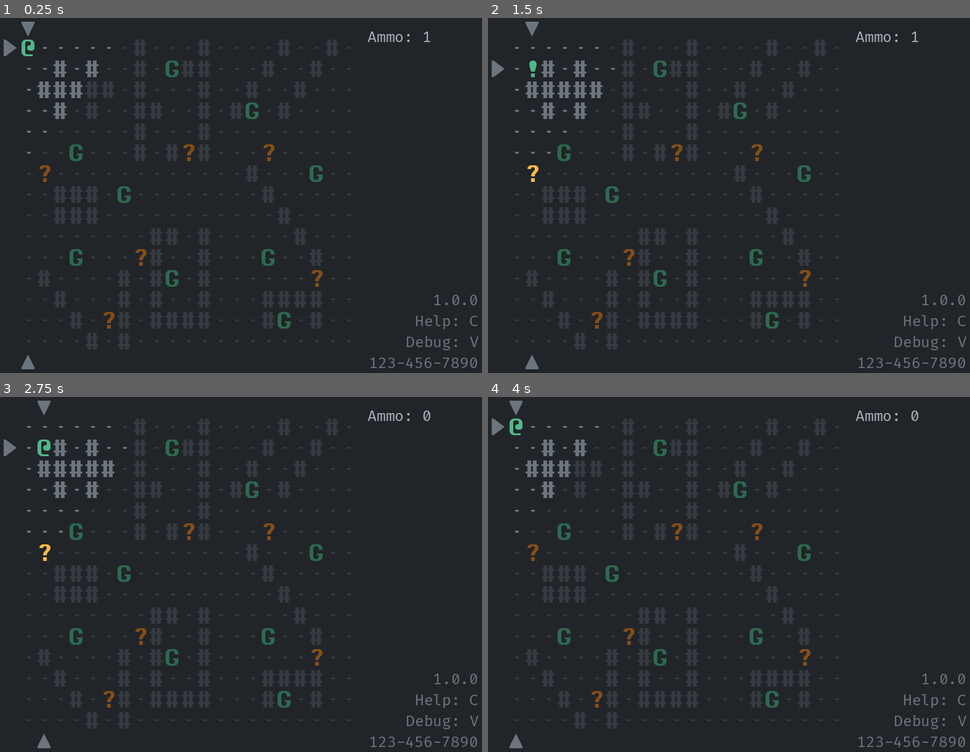
Above: before the commit, frames 1-4 (two rows, left to right).
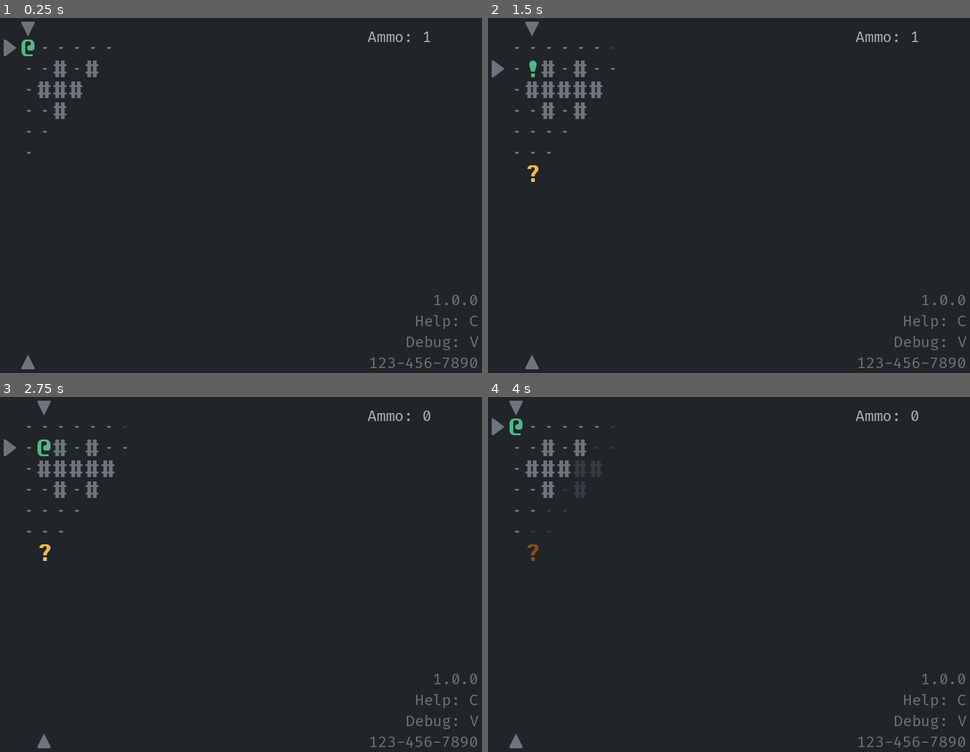
Above: after the commit, the same moments.

Repository: Bozar/godot-4-roguelike-tutorial
Game: Godot game, scene res://scene/main/main_screen.tscn
Same seed, same stepped clock (60 frames per second), same inputs: the game is played once before the commit and once after it.
Inputs:
- Up to frame 1 (0.25 s): no input
- Up to frame 2 (1.5 s): tap Enter at 0.5 s; hold D (move_right) 0.53-1.28 s; tap Space (aim) at 0.6, 1.25, 1.35 s; hold S (move_down) from 1.28 s (still down)
- Up to frame 3 (2.75 s): tap Enter at 2 s; release S (move_down) at 2.03 s; hold D (move_right) from 2.03 s (still down); tap Space (aim) at 2.1 s
- Up to frame 4 (4 s): tap Space (aim) at 2.75, 2.85, 3.6 s; release D (move_right) at 2.78 s; hold W (move_up) 2.78-3.53 s; tap Enter at 3.5 s; hold A (move_left) from 3.53 s (still down)

The runs differ from the first frame. In frame 1, 0.9% of the frame differs, in the area x 8-67%, y 11-88%; in frame 2, 0.9%; in frame 3, 0.9%; in frame 4, 0.9%.

Commit message:
Add sight memory to DiamondFov.

Diff:
--- a/library/diamond_fov.gd
+++ b/library/diamond_fov.gd
@@ -2,7 +2,7 @@
 
 
 # _set_fov_value(coord: Vector2i, fov_map: Dictionary, fov_flag: int,
-# is_truthy: bool) -> void
+#       is_truthy: bool) -> void
 static func get_fov_map(source: Vector2i, out_fov_map: Dictionary,
         set_fov_value: Callable, sight_range: int) -> void:
     var column: Array
--- a/scene/main/pc_fov.gd
+++ b/scene/main/pc_fov.gd
@@ -3,6 +3,12 @@
 
 
 const NO_FOV: bool = false
+const MEMORY_TAGS: Array = [
+    MainTag.GROUND,
+    MainTag.BUILDING,
+    MainTag.TRAP,
+]
+
 # 0b00: MEMORY_FLAG | SIGHT_FLAG
 const DEFAULT_FOV_FLAG: int = 0b00
 const IS_IN_SIGHT_FLAG: int = 0b01
@@ -31,6 +37,7 @@
             this_coord.x = x
             this_coord.y = y
             _set_sprite_color(this_coord, _fov_map)
+            _set_sprite_visibility(this_coord, _fov_map, MEMORY_TAGS)
 
 
 func _set_sprite_color(coord: Vector2i, fov_map: Dictionary) -> void:
@@ -40,6 +47,39 @@
     else:
         for i: Sprite2D in SpriteState.get_sprites_by_coord(coord):
             VisualEffect.set_dark_color(i)
+
+
+func _set_sprite_visibility(coord: Vector2i, fov_map: Dictionary,
+        memory_tags: Array) -> void:
+    var sprites: Array = SpriteState.get_sprites_by_coord(coord)
+    var sprite: Sprite2D
+
+    # Only the highest sprite is visible.
+    sprites.sort_custom(_sort_by_z_index)
+    # If a grid is in PC's sight, remember the grid in fov_map. Show the highest
+    # sprite and set its color to light.
+    if _is_fov_flag(coord, fov_map, IS_IN_SIGHT_FLAG):
+        _set_fov_value(coord, fov_map, IS_IN_MEMORY_FLAG, true)
+        for i: Sprite2D in sprites:
+            VisualEffect.set_light_color(i)
+            VisualEffect.set_visibility(i, false)
+        sprite = sprites.pop_back()
+        if sprite != null:
+            VisualEffect.set_visibility(sprite, true)
+    # If a grid is out of PC's sight, hide all sprites in the grid by default.
+    # If PC has seen the grid before, show the first sprite in memory_tags, and
+    # set its color to dark.
+    else:
+        for i: Sprite2D in sprites:
+            VisualEffect.set_visibility(i, false)
+        if _is_fov_flag(coord, fov_map, IS_IN_MEMORY_FLAG):
+            while true:
+                sprite = sprites.pop_back()
+                if (sprite == null) or _match_sprite_tag(sprite, memory_tags):
+                    break
+            if sprite != null:
+                VisualEffect.set_dark_color(sprite)
+                VisualEffect.set_visibility(sprite, true)
 
 
 func _is_fov_flag(coord: Vector2i, fov_map: Dictionary, fov_flag: int) -> bool:
@@ -67,3 +107,14 @@
         # Set the correspoinding bit in fov_map[coord.x][coord.y] to 0.
         # Leave other bits unchanged.
         fov_map[coord.x][coord.y] = current_value & ~fov_flag
+
+
+func _match_sprite_tag(sprite: Sprite2D, sprite_tags: Array) -> bool:
+    for i: StringName in sprite_tags:
+        if sprite.is_in_group(i):
+            return true
+    return false
+
+
+func _sort_by_z_index(this: Sprite2D, that: Sprite2D) -> bool:
+    return this.z_index < that.z_index
